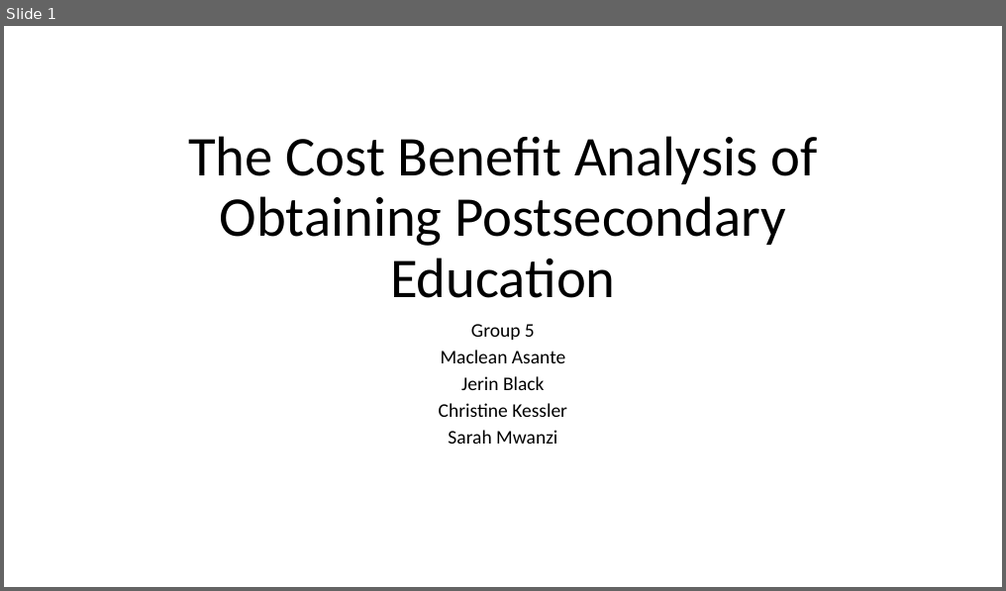
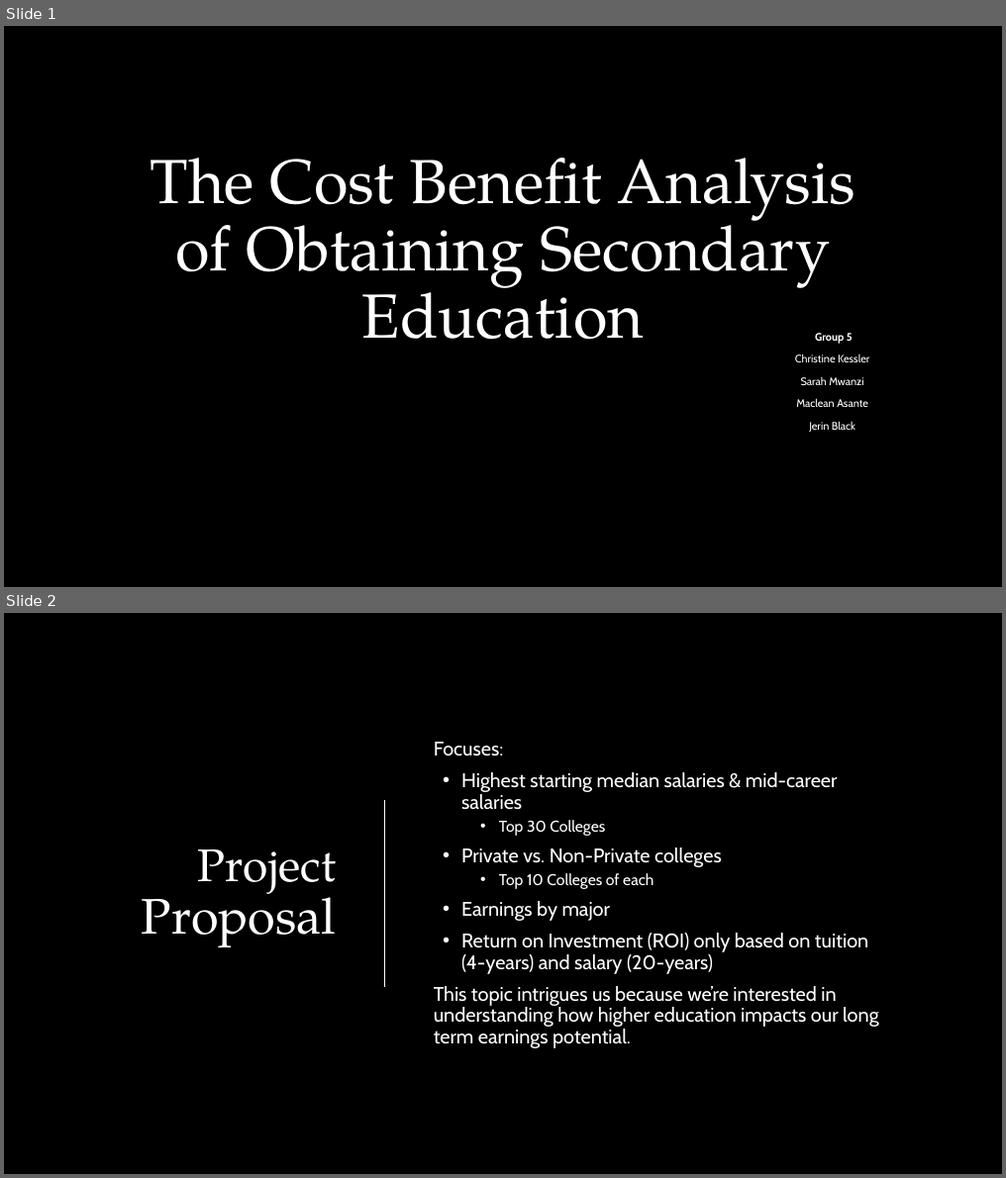
Before and after one commit to clkessler220/project-1-team-5, a slide deck: The Cost Benefit Analysis of Obtaining Postsecondary Eduction.pptx. Shown one above the other, each under a label of ours: slide 1 before the commit, slides 1 and 2 after it. The pictures are 1006x591 and 1006x1178 pixels, drawn with LibreOffice and Linux fonts; fonts in the diff are those of the drawing; background and template pictures are left out. Boxes give left, top, right and bottom in pixels: in the first picture for what was removed or moved away, otherwise in the second. Text is boxed around its words. In the diff, an @@ line names an element or a change of style, - is before the commit and + after.

```diff
--- a/The Cost Benefit Analysis of Obtaining Postsecondary Eduction.pptx
+++ b/The Cost Benefit Analysis of Obtaining Postsecondary Eduction.pptx
@@ slide 2 added at box(4, 613, 1002, 1174), background picture (left out) @@
@@ subtitle added at box(434, 742, 879, 1049), 19 pt, text #FFFFFF @@
+Focuses:
+• Highest starting median salaries & mid-career salaries
+  • Top 30 Colleges
+• Private vs. Non-Private colleges
+  • Top 10 Colleges of each
+• Earnings by major
+• Return on Investment (ROI) only based on tuition (4-years) and salary (20-years)
+This topic intrigues us because we’re interested in understanding how higher education impacts our long term earnings potential.
@@ line added from (385, 800) to (385, 987), #FFFFFF 1.25 pt @@
@@ title added at box(142, 850, 337, 948), 48 pt, text #FFFFFF @@
+Project Proposal
@@ slide 1 changed as well @@
@@ background #FFFFFF to picture (left out) @@
@@ title at box(151, 158, 856, 340): text changed; size 54 to 60 pt; font Calibri to TeX Gyre Pagella; text colour #000000 to #FFFFFF @@
-The Cost Benefit Analysis of Obtaining Postsecondary Education
+The Cost Benefit Analysis of Obtaining Secondary Education
@@ subtitle "Group 5": place and size @@
-subtitle "Group 5" at box(439, 324, 567, 444)
+subtitle "Group 5" at box(795, 333, 869, 432)
@@ subtitle at box(796, 333, 868, 432): size 18.6 to 10.5 pt, font Calibri to Cabin, text colour #000000 to #FFFFFF in "Group 5", "Maclean Asante", "Jerin Black"; bold on in "Group 5"; line spacing 0.7 to 0.9 @@
@@ subtitle at box(795, 354, 869, 385): paragraphs added @@
+Christine Kessler
+Sarah Mwanzi
@@ subtitle at box(439, 403, 567, 444): paragraphs removed @@
-Christine Kessler
-Sarah Mwanzi
```
Also in this commit, not shown: 2 other slides changed, 5 other slides added, 5 slides removed.
